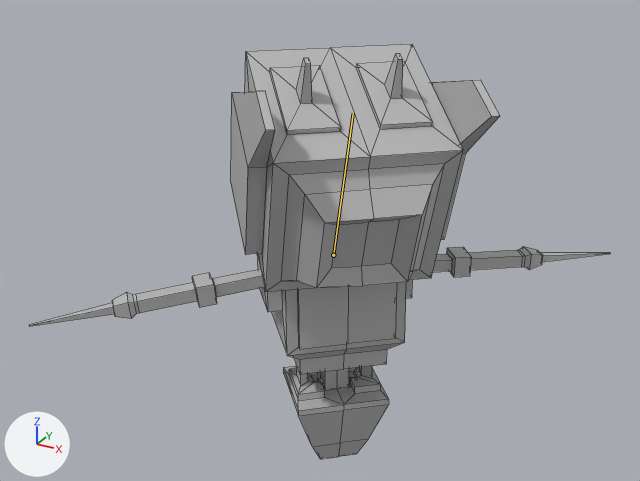
Before and after pictures for a commit that changed the FBX model 3D/LD44/Robot.fbx.
Both versions are drawn from a camera (50 mm lens) standing at (4.87, -8.93, 3.39) and looking at (-0.02, -0.04, -1.05). Arrows for +X, +Y and +Z are at lower left; the lights stay in place. Both versions are drawn at frame 41 of the action 'Armature|Spin'; the numbers are the values there. The bones that change are drawn over the model as lines. Mesh edges are drawn as thin lines.
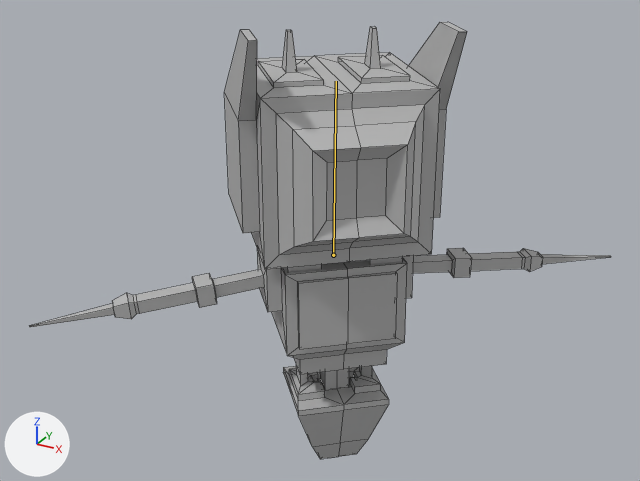
Boxes [x1, y1, x2, y2] around the edits, measured in the pictures (640 x 481 px):
'Cube', posed
    before: [29, 44, 610, 459]
    after: [29, 22, 611, 459]
bone 'Head', root to tip
    before: (333, 255) to (353, 113)
    after: (333, 255) to (336, 81)

What the commit changed:
Bone 'Head' (bone_head) turns from (0, 0, -24) to (0, 0, -2) degrees about its own x, y and z.
